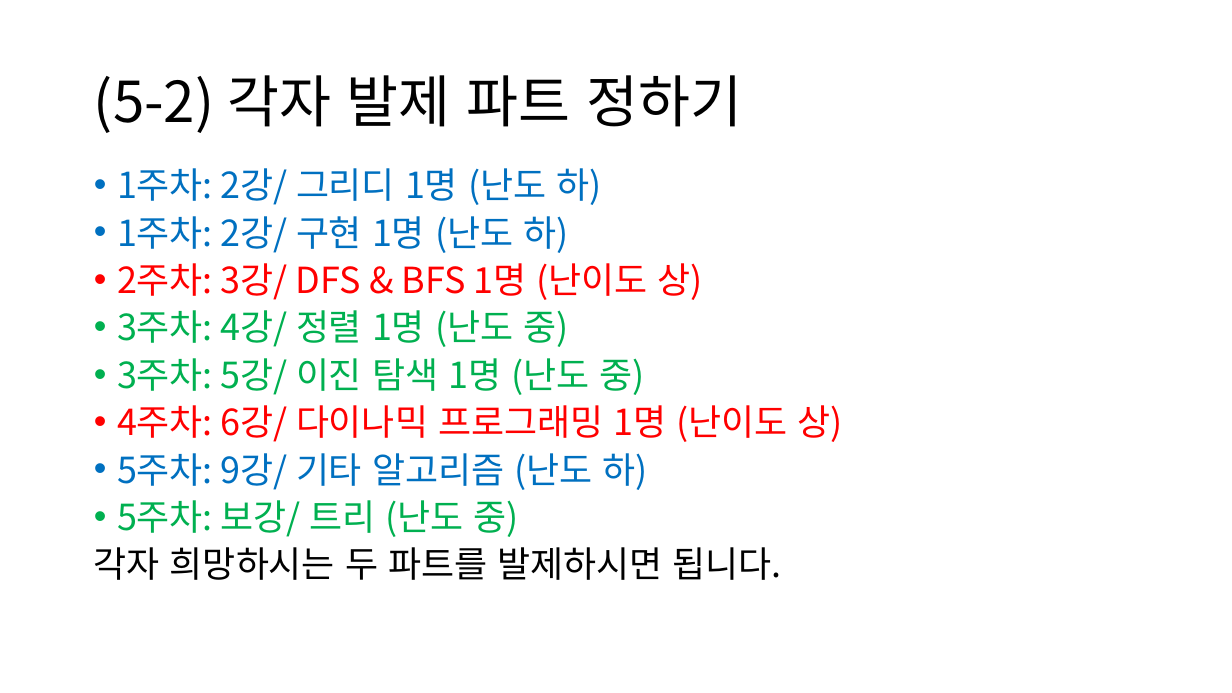
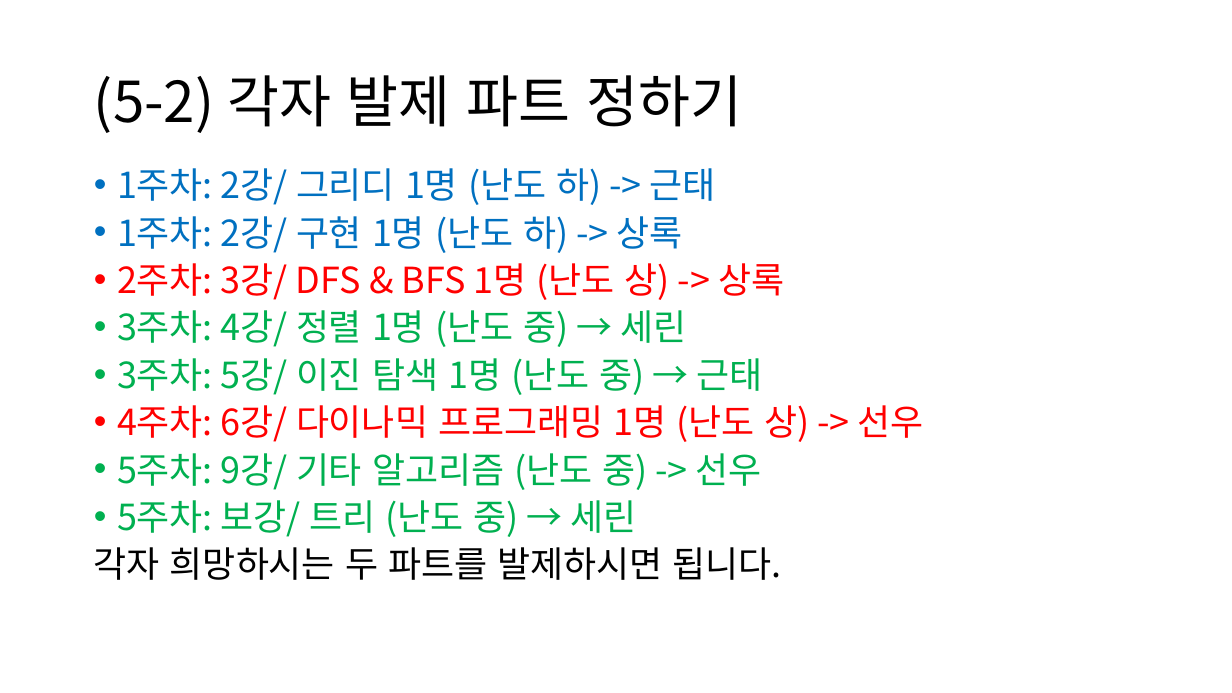
Before and after one commit to freud-sensei/this_is_codingtest, a slide deck: slide 18 of 코딩 테스트 스터디 OT.pptx. Drawn at 1232x693 pixels with LibreOffice and Linux fonts; fonts in the diff are those of the drawing. Boxes give left, top, right and bottom in pixels: in the first picture for what was removed or moved away, otherwise in the second. Text is boxed around its words. In the diff, an @@ line names an element or a change of style, - is before the commit and + after.

```diff
--- a/코딩 테스트 스터디 OT.pptx
+++ b/코딩 테스트 스터디 OT.pptx
@@ text at [117,168,924,537]: text changed; text colour #0070C0 to #00B050 @@
-• 1주차: 2강/ 그리디 1명 (난도 하)
-• 1주차: 2강/ 구현 1명 (난도 하)
-• 2주차: 3강/ DFS & BFS 1명 (난이도 상)
-• 3주차: 4강/ 정렬 1명 (난도 중)
-• 3주차: 5강/ 이진 탐색 1명 (난도 중)
-• 4주차: 6강/ 다이나믹 프로그래밍 1명 (난이도 상)
-• 5주차: 9강/ 기타 알고리즘 (난도 하)
-• 5주차: 보강/ 트리 (난도 중)
+• 1주차: 2강/ 그리디 1명 (난도 하) -> 근태
+• 1주차: 2강/ 구현 1명 (난도 하) -> 상록
+• 2주차: 3강/ DFS & BFS 1명 (난도 상) -> 상록
+• 3주차: 4강/ 정렬 1명 (난도 중) → 세린
+• 3주차: 5강/ 이진 탐색 1명 (난도 중) → 근태
+• 4주차: 6강/ 다이나믹 프로그래밍 1명 (난도 상) -> 선우
+• 5주차: 9강/ 기타 알고리즘 (난도 중) -> 선우
+• 5주차: 보강/ 트리 (난도 중) → 세린
```
Also in this commit, not shown: 2 other slides changed, 9 other files.
